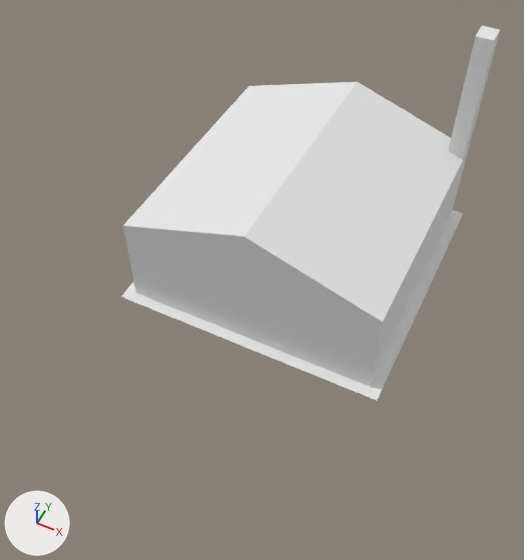
What one commit did to the FBX model Blender/Structures/SM_Factory.fbx.
Both versions are drawn from a 50 mm camera at (1.48, -3.65, 4.07) aimed at (0.07, -0.82, 0.54). Lighting does not change. The marker at lower left points along +X, +Y and +Z. Vertices at the same position are counted once.
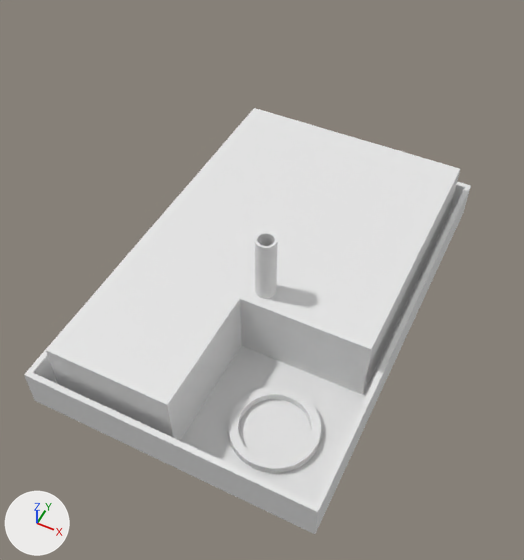
Location of each change, [x1, y1, x2, y2] in pixels of the pictures (524 x 560 px):
'Cube', reshaped (18% wider, 14% taller): before [121, 26, 500, 401]; after [24, 108, 471, 534]
part 1 of me_mesh, added: after [229, 387, 321, 473]
part 2 of me_mesh, added: after [24, 121, 471, 534]
part 3 of me_mesh, added: after [254, 232, 278, 299]
part 4 of me_mesh, added: after [46, 108, 460, 441]
part 5 of me_mesh, built on: before [121, 26, 500, 401]; after [55, 187, 452, 529]

What changed in the scene script:
```text
Change me_mesh:
    used by ob_cube; location = (0.0, 0.0, 0.0)
    remove me_mesh.from_pydata(...)  # 22 vertices, 18 faces; spans x -1.0..1.0, y -1.0..1.0, z 0.0..1.65
    add me_mesh.from_pydata(...)  # 321 vertices, 237 faces; spans x -1.0..1.0, y -2.0..1.0, z 0.0..0.97
    me_mesh part 1: a new loose piece of 128 vertices spanning x 0.21..0.79, y -1.79..-1.21, z 0.0..0.06, in mat_material (white #e7e7e7)
    me_mesh part 2: a new loose piece of 68 vertices spanning x -1.0..1.0, y -2.0..1.0, z 0.0..0.3, in mat_material (white #e7e7e7)
    me_mesh part 3: a new loose piece of 64 vertices spanning x 0.05..0.19, y -0.93..-0.79, z 0.5..0.97, in mat_material (white #e7e7e7)
    me_mesh part 4: a new loose piece of 14 vertices spanning x -0.86..0.9, y -1.89..0.9, z 0.0..0.5, in mat_material (white #e7e7e7)
    me_mesh part 5
    18 vertices are removed from x -0.92..0.92, y -0.92..0.92, z 0.0..1.65
    18 faces are deleted
    14 vertices are added at x -1.0..1.0, y -1.5..1.0, z 0.0
    6 new vertices lie (0.0, -0.5, 0.0) away from vertices in x -1.0..1.0, y -1.5..0.5, z 0.0
    6 new vertices lie (-0.5, 0.0, 0.0) away from vertices in x 0.5, y -2.0..1.0, z 0.0
    6 new vertices lie (0.5, 0.0, 0.0) away from vertices in x -1.0, y -2.0..1.0, z 0.0
    5 new vertices lie (0.0, 0.5, 0.0) away from vertices in x -1.0..1.0, y -1.0, z 0.0
    6 new vertices lie (0.0, 0.0, 0.3) away from vertices in x -1.0..-0.96, y -1.0..0.0, z 0.0
    32 new faces join them
```
